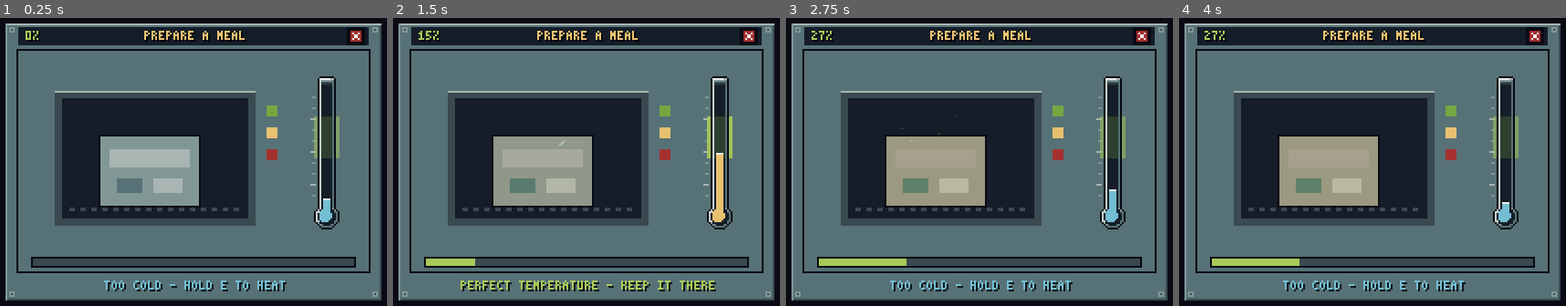
Above: before the commit, frames 1-4 (left to right).
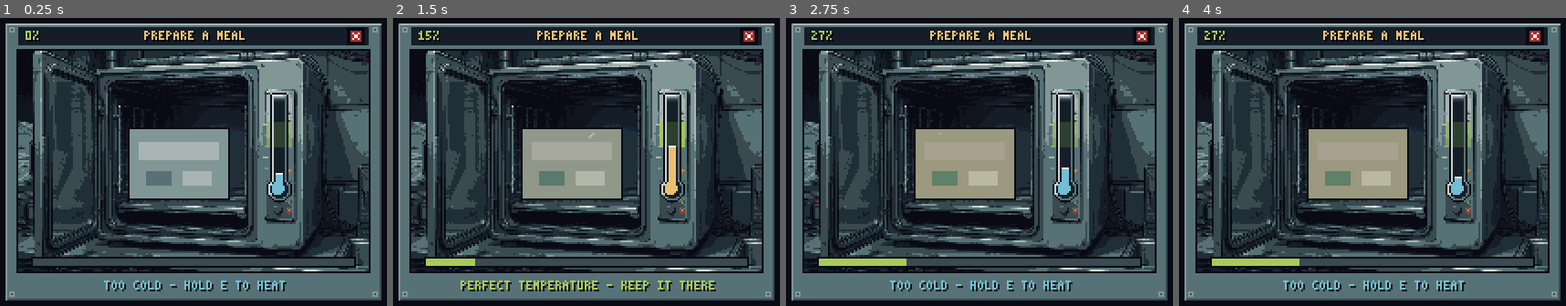
Above: after the commit, the same moments.

Repository: HattoriLoL/Artemis-Adventure
Game: Godot game, scene res://cenas/minigame_refeicao.tscn
Same seed, same stepped clock (60 frames per second), same inputs: the game is played once before the commit and once after it. This scene is started directly instead of the project's main scene.
Inputs (mouse positions are in pixels of both pictures, inside the frame that each line leads up to):
- Up to frame 1 (0.25 s): no input
- Up to frame 2 (1.5 s): tap Enter (ui_accept) at 0.5, 0.77 s; move the mouse to (714, 144) at 0.52 s; hold D (direita) 0.53-1.28 s; hold E (usar) 0.53-1.28 s; click (714, 144) at 0.67 s; move the mouse to (470, 179) at 1.27 s; hold S (baixo) from 1.28 s (still down); tap Shift at 1.35 s
- Up to frame 3 (2.75 s): tap Enter (ui_accept) at 1.52 s; move the mouse to (1037, 90) at 2.02 s; release S (baixo) at 2.03 s; hold D (direita) from 2.03 s (still down); tap X at 2.1 s
- Up to frame 4 (4 s): tap Enter (ui_accept) at 2.75, 3.02, 3.5, 3.77 s; move the mouse to (1341, 228) at 2.77 s; release D (direita) at 2.78 s; hold W (cima) 2.78-3.53 s; tap J at 2.85 s; click (1341, 228) at 2.92 s; move the mouse to (1546, 210) at 3.52 s; hold A (esquerda) from 3.53 s (still down); tap 1 at 3.6 s

The runs differ from the first frame. In frame 1, 46% of the frame differs, in the area x 4-96%, y 11-88%; in frame 2, 47%; in frame 3, 46%; in frame 4, 45%.

Commit message:
Refeição: fundo do PixelAi (forno de reidratação na bancada) e termômetro na fenda do painel; comida e termômetro nas posições do fundo

Diff:
--- a/jogo/scripts/minigame_refeicao.gd
+++ b/jogo/scripts/minigame_refeicao.gd
@@ -39,14 +39,14 @@
 const TAM_JANELA := Vector2(192, 121)
 const BOTAO_X := Rect2(245, 17, 8, 8)
 # dentro do fundo: o centro do pacote de comida e o miolo do tubo do termômetro (x, topo, base)
-const COMIDA := Vector2(72, 66)
+const COMIDA := Vector2(88, 62)                   # dentro do forno, apoiada no fundo do compartimento (base em y 82)
 const TAM_COMIDA_PROVISORIA := Vector2(56, 40)
-const TERMOMETRO := Vector2(160, 14)              # canto do termometro.png (16x84)
-const TUBO_X := TERMOMETRO.x + 6.0                 # miolo do tubo no termometro.png: x 6..11, de y 5 a 71
+const TERMOMETRO := Vector2(134, 23)              # canto do termometro.png (16x60), na fenda do painel do forno
+const TUBO_X := TERMOMETRO.x + 6.0                 # miolo do tubo no termometro.png: x 6..11, de y 5 a 47
 const TUBO_LARG := 6.0
 const TUBO_TOPO := TERMOMETRO.y + 5.0
-const TUBO_BASE := TERMOMETRO.y + 71.0
-const BULBO := TERMOMETRO + Vector2(8.5, 76.5)     # centro do bulbo (raio 4.6): sempre cheio de líquido
+const TUBO_BASE := TERMOMETRO.y + 47.0
+const BULBO := TERMOMETRO + Vector2(8.5, 52.5)     # centro do bulbo (raio 4.6): sempre cheio de líquido
 
 const FAIXA_MIN := 0.40                            # faixa ideal (fração do tubo)
 const FAIXA_MAX := 0.75
Binary file added: jogo/assets/minigames/refeicao/fundo.png
Binary file changed: jogo/assets/minigames/refeicao/termometro.png
